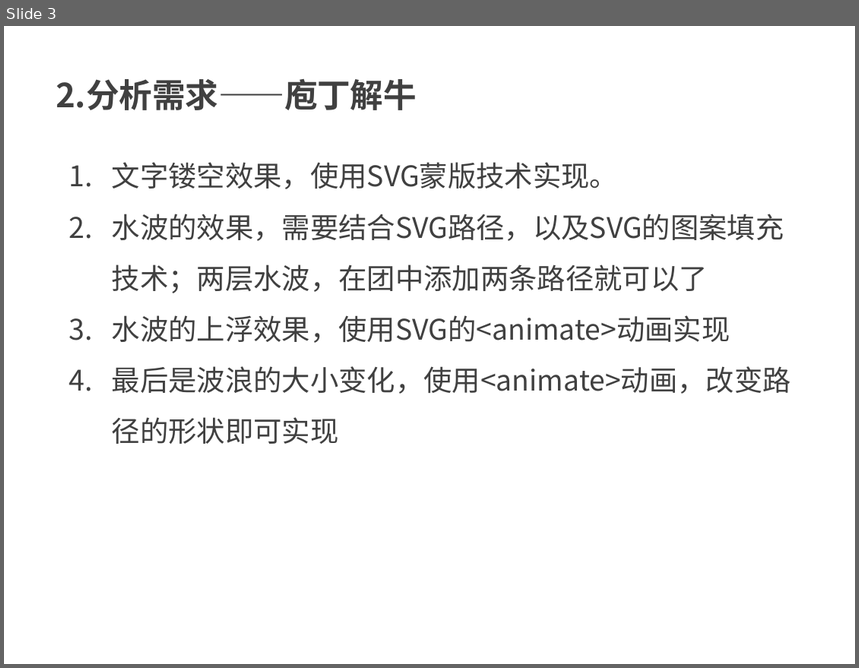
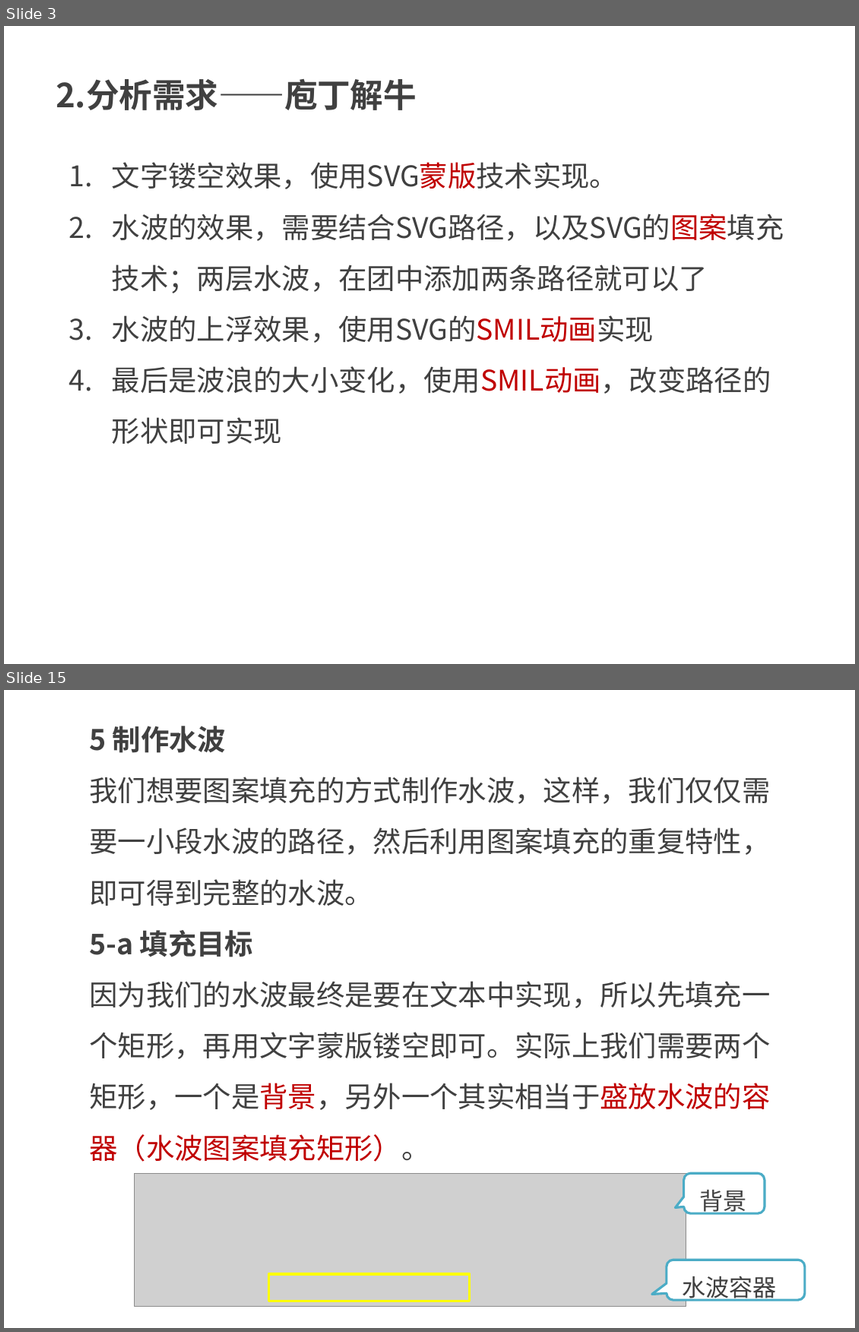
Before and after one commit to kong66/webAni, a slide deck: 11-text-mask-pattern-ani/text-mask-and-pattern.pptx. Shown one above the other, each under a label of ours: slide 3 before the commit, slides 3 and 15 after it; the slides between them are not shown. The pictures are 859x668 and 859x1332 pixels, drawn with LibreOffice and Linux fonts; fonts in the diff are those of the drawing; grey boxes stand for pictures. Boxes give left, top, right and bottom in pixels: in the first picture for what was removed or moved away, otherwise in the second. Text is boxed around its words. In the diff, an @@ line names an element or a change of style, - is before the commit and + after.

```diff
--- a/11-text-mask-pattern-ani/text-mask-and-pattern.pptx
+++ b/11-text-mask-pattern-ani/text-mask-and-pattern.pptx
@@ slide 15 added at [4,690,855,1328], background #FFFFFF @@
@@ text added at [89,726,770,1162], 24 pt, text #404040 @@
+5 制作水波
+我们想要图案填充的方式制作水波，这样，我们仅仅需要一小段水波的路径，然后利用图案填充的重复特性，即可得到完整的水波。
+5-a 填充目标
+因为我们的水波最终是要在文本中实现，所以先填充一个矩形，再用文字蒙版镂空即可。实际上我们需要两个矩形，一个是背景，另外一个其实相当于盛放水波的容器（水波图案填充矩形）。
@@ picture added at [135,1173,686,1306] @@
@@ rounded speech box added at [684,1173,765,1214], fill #FFFFFF, outline #4BACC6 2 pt, 20 pt, text #404040 @@
+背景
@@ rectangle added at [268,1274,470,1301], outline #FFFF00 2 pt @@
@@ rounded speech box added at [666,1260,804,1300], fill #FFFFFF, outline #4BACC6 2 pt, 20 pt, text #404040 @@
+水波容器
@@ slide 3 changed as well @@
@@ text at [112,162,785,294]: text colour #404040 to #C00000 in "文字镂空效果，使用SVG蒙版技术实现。", "水波的效果，需要结合SVG路径，以及SVG的图案填充技术；两层水波，在团中添加两条路径就可以了" @@
@@ text at [112,316,772,444]: text changed @@
-3. 水波的上浮效果，使用SVG的<animate>动画实现
-4. 最后是波浪的大小变化，使用<animate>动画，改变路径的形状即可实现
+3. 水波的上浮效果，使用SVG的SMIL动画实现
+4. 最后是波浪的大小变化，使用SMIL动画，改变路径的形状即可实现
```
Also in this commit, not shown: 1 other slide changed, 21 other slides added, 12 slides removed, 4 other files.
